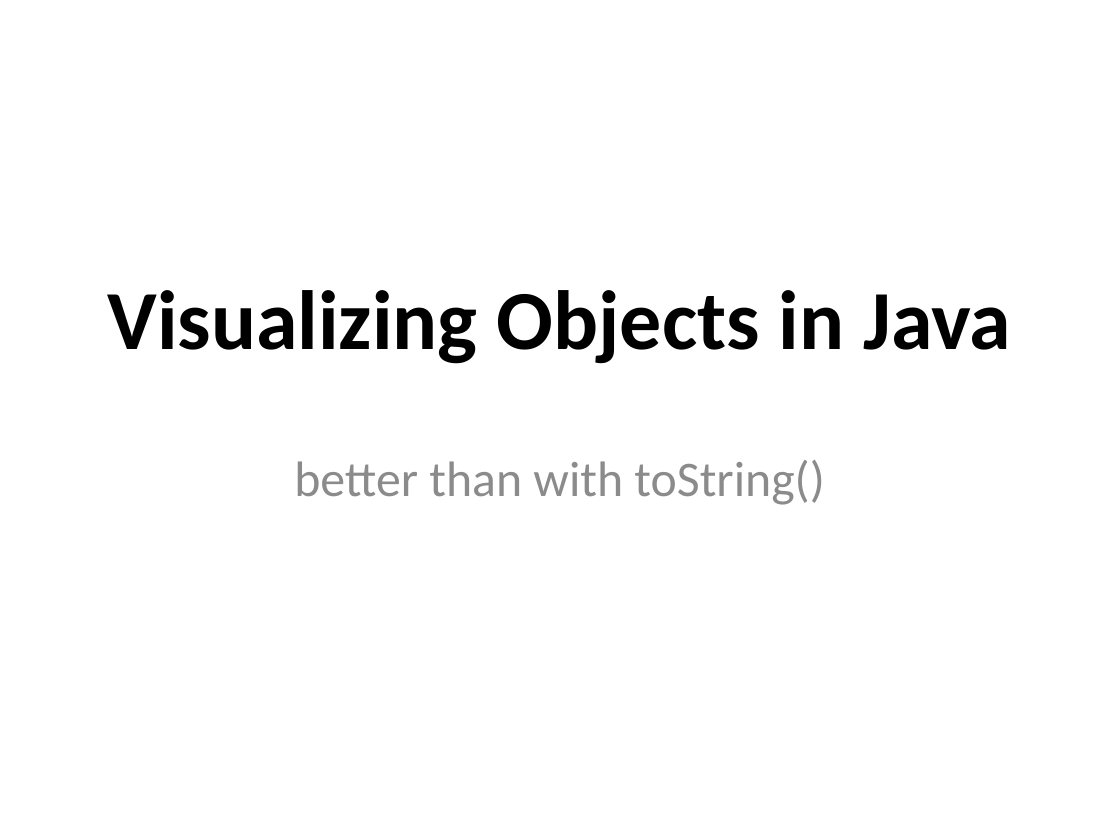
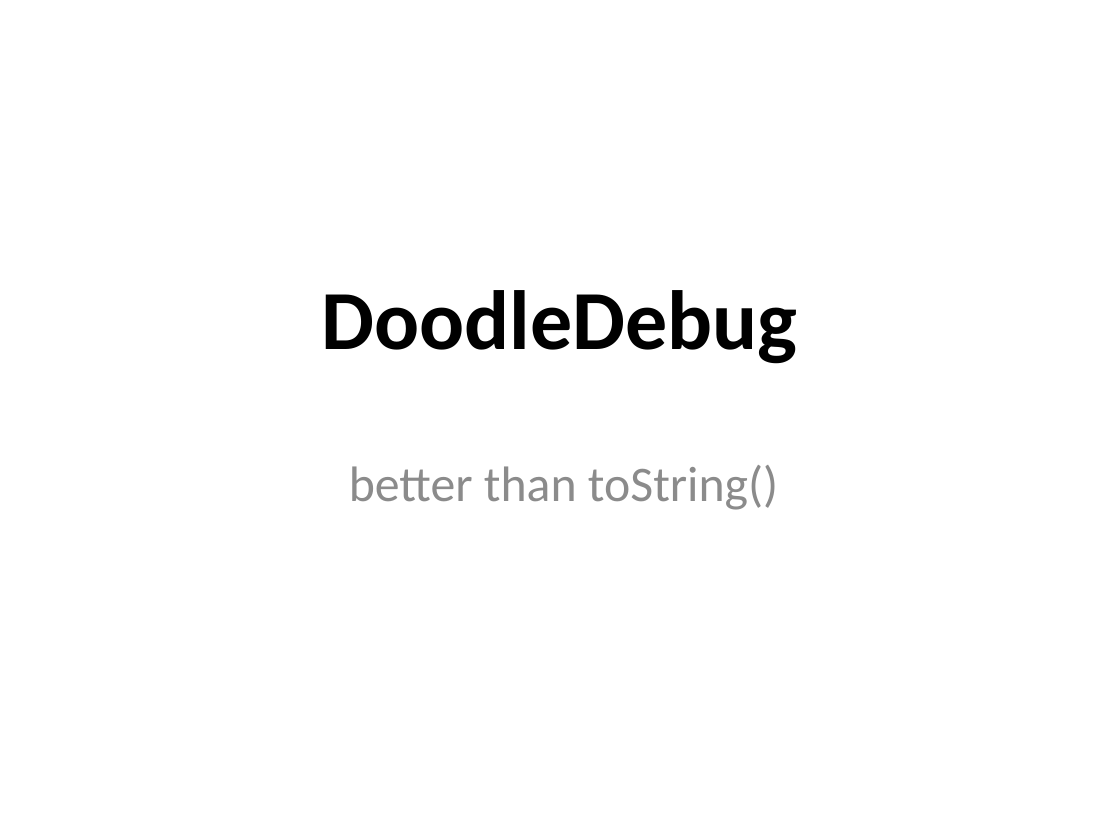
Before and after one commit to CedricReichenbach/DoodleDebug, a slide deck: slide 2 of presentations/Demo DoodleDebug Jan-2011.pptx (slide 1 before the commit). Drawn at 1120x840 pixels with LibreOffice and Linux fonts; fonts in the diff are those of the drawing. Boxes give left, top, right and bottom in pixels: in the first picture for what was removed or moved away, otherwise in the second. Text is boxed around its words. In the diff, an @@ line names an element or a change of style, - is before the commit and + after.

```diff
--- a/presentations/Demo DoodleDebug Jan-2011.pptx
+++ b/presentations/Demo DoodleDebug Jan-2011.pptx
@@ title at [322, 290, 798, 364]: text changed @@
-Visualizing Objects in Java
+DoodleDebug
@@ subtitle at [349, 465, 778, 510]: text changed @@
-better than with toString()
+better than toString()
```
Also in this commit, not shown: 1 slide added, 3 slides removed, 6 other files.
